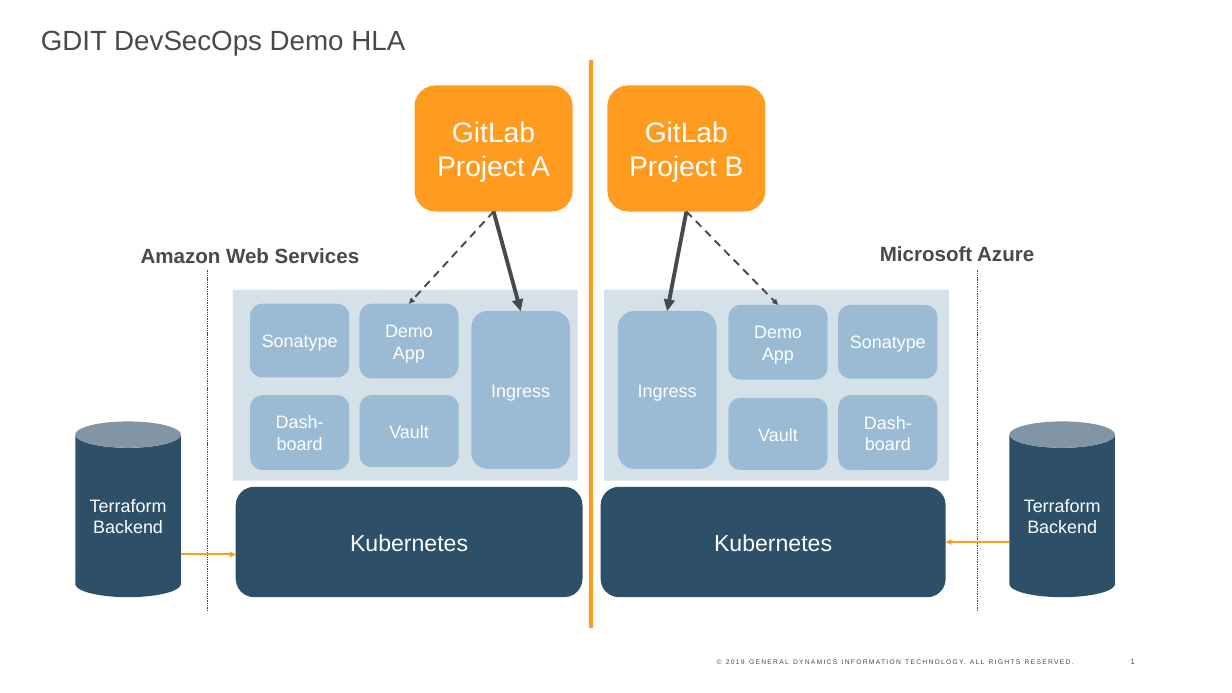
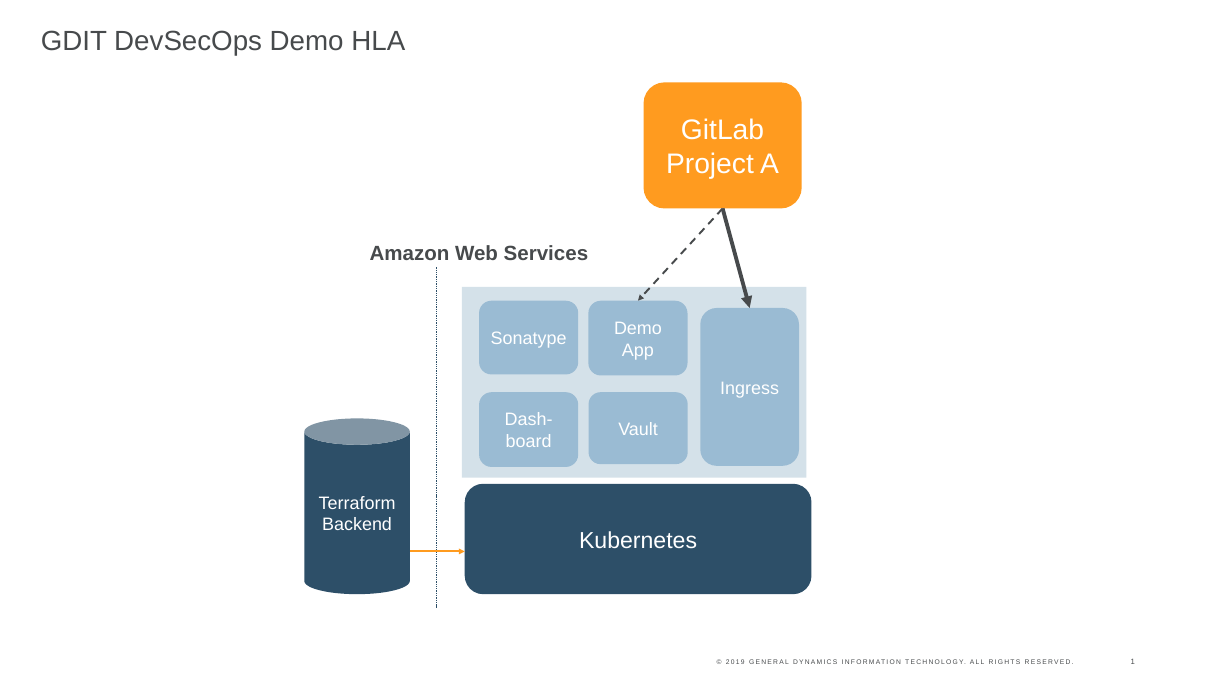
Before and after one commit to tnmnet/repo-delete, a slide deck: slide 1 of docs/DemoHLA.pptx. Drawn at 1232x693 pixels with LibreOffice and Linux fonts; fonts in the diff are those of the drawing; background and template pictures are left out. Boxes give left, top, right and bottom in pixels: in the first picture for what was removed or moved away, otherwise in the second. Text is boxed around its words. In the diff, an @@ line names an element or a change of style, - is before the commit and + after.

```diff
--- a/docs/DemoHLA.pptx
+++ b/docs/DemoHLA.pptx
@@ line removed from (591, 60) to (591, 628) @@
@@ rounded rectangle removed at [607,85,765,212] @@
-GitLab
-Project B
@@ 5 rounded rectangles, 3 arrows, 1 text, 1 line, 1 rectangle: place and size @@
-5 rounded rectangles, 3 arrows, 1 text, 1 line, 1 rectangle at [141,85,583,612]
+5 rounded rectangles, 3 arrows, 1 text, 1 line, 1 rectangle at [370,82,812,608]
@@ arrow removed from (686, 212) to (667, 311) @@
@@ arrow removed from (686, 212) to (778, 305) @@
@@ text removed at [880,246,1034,261] @@
-Microsoft Azure
@@ rectangle removed at [604,290,949,481] @@
@@ line removed from (977, 270) to (977, 612) @@
@@ 2 rounded rectangles, 1 cylinder: place and size @@
-2 rounded rectangles, 1 cylinder at [75,303,459,597]
+2 rounded rectangles, 1 cylinder at [304,301,688,594]
@@ rounded rectangle removed at [618,311,716,469] @@
-Ingress
@@ rounded rectangle removed at [728,305,828,380] @@
-Demo App
@@ rounded rectangle removed at [838,305,937,379] @@
-Sonatype
@@ rounded rectangle removed at [728,398,828,470] @@
-Vault
@@ rounded rectangle removed at [838,395,937,470] @@
-Dash-board
@@ cylinder removed at [1009,421,1115,597] @@
-Terraform
-Backend
@@ rounded rectangle removed at [601,487,946,597] @@
-Kubernetes
@@ arrow removed from (1009, 542) to (946, 542) @@
```
Also in this commit, not shown: 1 other file.
